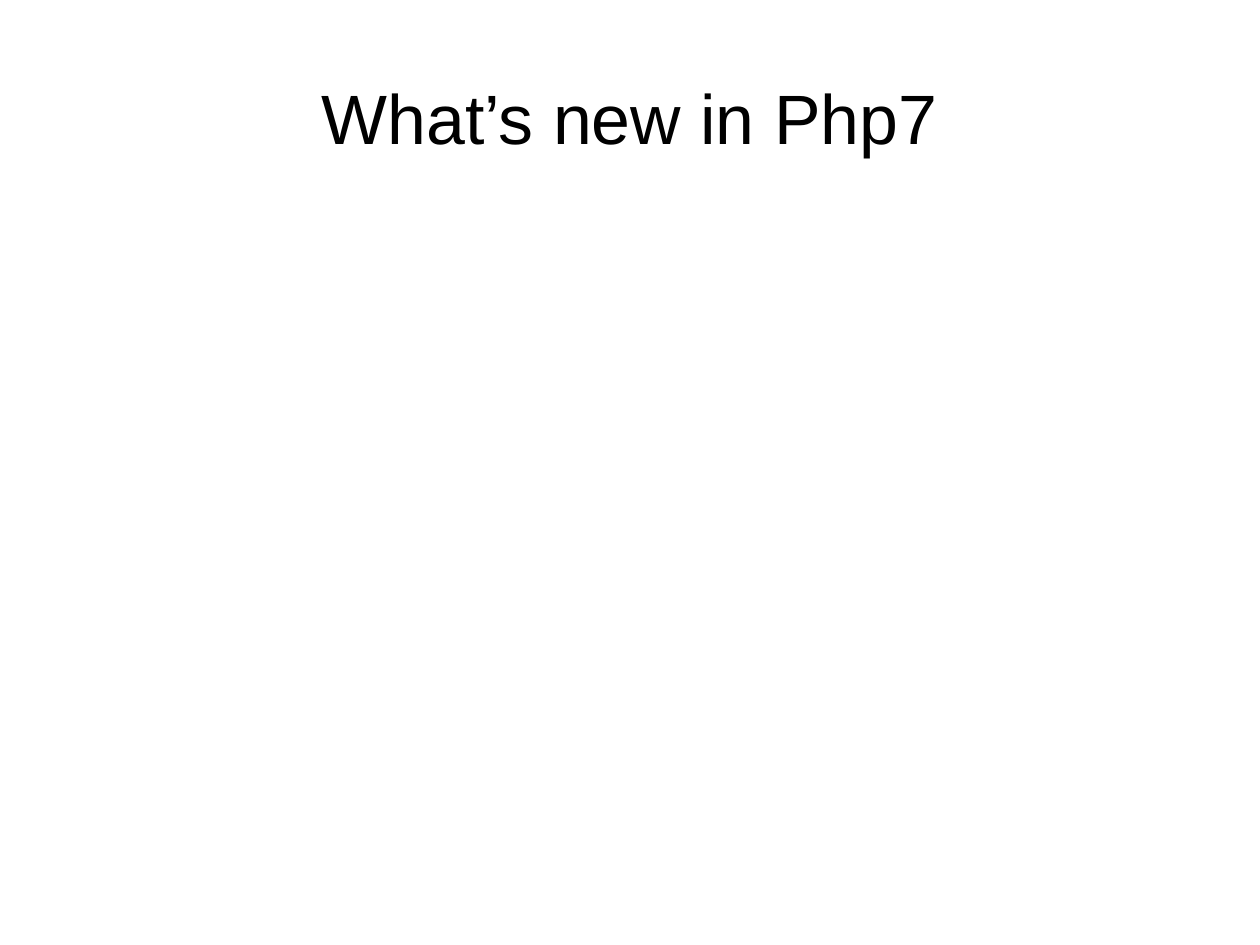
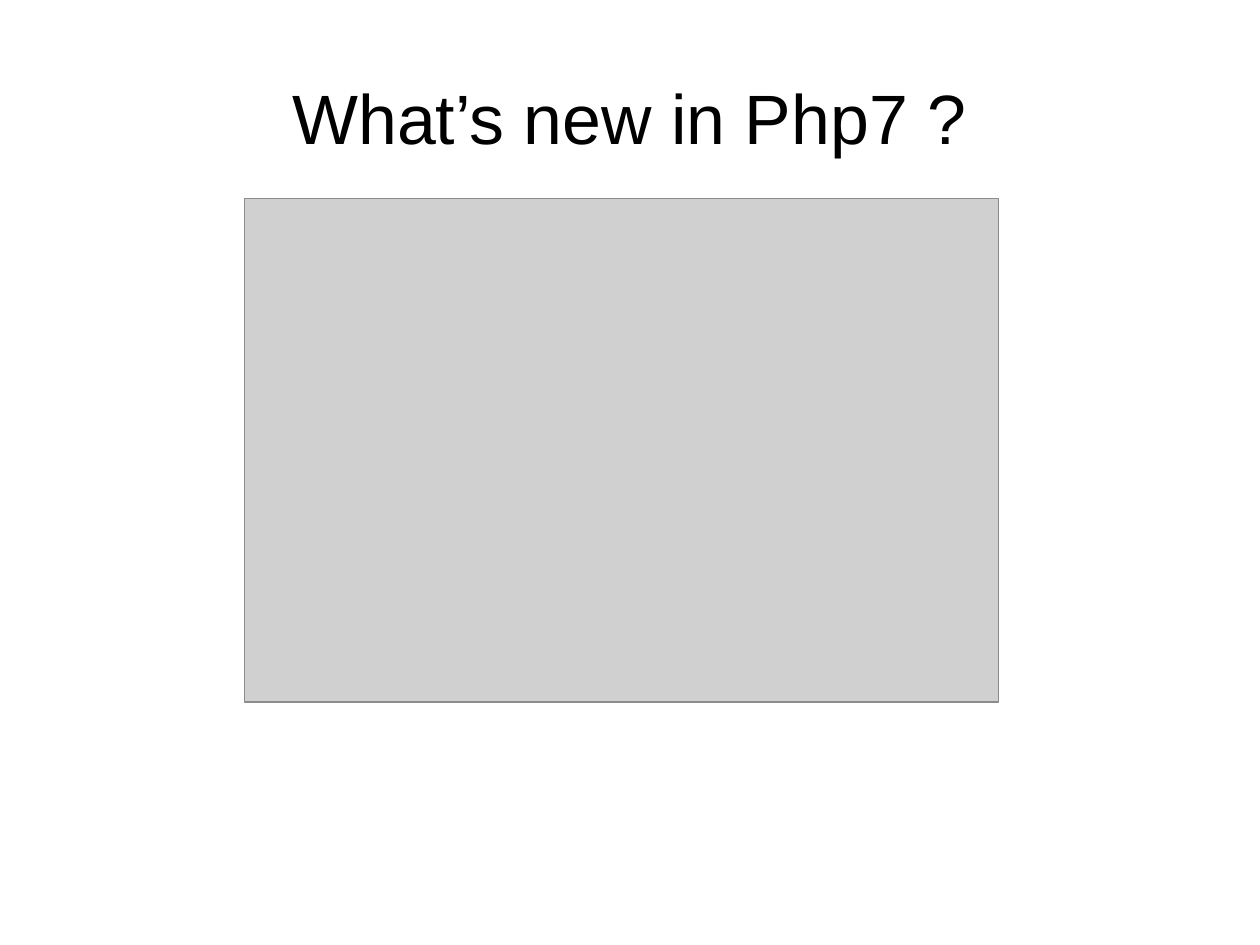
Before and after one commit to rmichal1/php7prezentacja, a slide deck: slide 1 of php7.odp. Drawn at 1260x945 pixels with LibreOffice and Linux fonts; fonts in the diff are those of the drawing; grey boxes stand for pictures; background and template pictures are left out. Boxes give left, top, right and bottom in pixels: in the first picture for what was removed or moved away, otherwise in the second. Text is boxed around its words. In the diff, an @@ line names an element or a change of style, - is before the commit and + after.

```diff
--- a/php7.odp
+++ b/php7.odp
@@ title at [292,93,908,157]: text changed @@
-What’s new in Php7
+What’s new in Php7 ?
@@ picture added at [245,199,999,703] @@
```
Also in this commit, not shown: 2 slides added, 10 other files.
